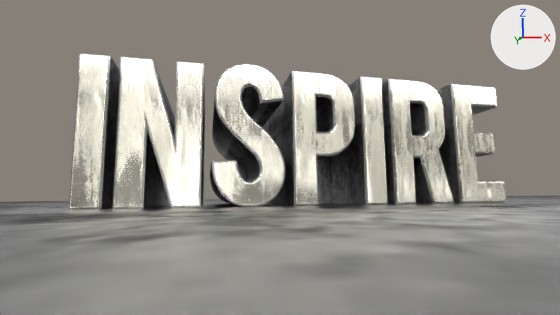
The Blender file MetallicText.blend as it was, and as the next commit left it.
One viewpoint serves both versions: the file's camera 'Camera'. Every picture has the same lights, and +X, +Y and +Z are marked at upper right.

In view in the first picture: 'Plane.007', 'Text.005', 'Text.006'.
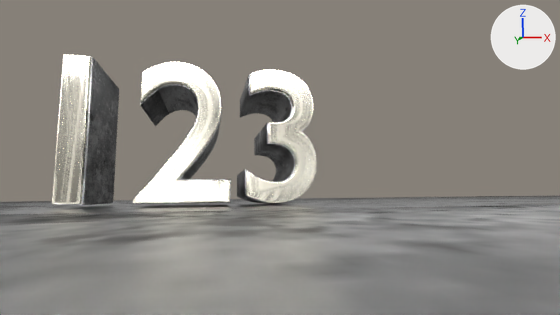
Commit message: add intern controller

Pixel boxes (x1, y1, x2, y2) of what changed, in the pictures (560 x 315 px):
'Text.005', hidden: before (70, 54, 506, 208)
'Text.006', hidden: before (69, 54, 505, 210)
'MEGVII', added: after (52, 54, 316, 204)
'MEGVII.001', added: after (53, 57, 309, 205)

Edits to the bpy script that builds the scene:
```text
Add txt_text_005:
    txt_text_005 = bpy.data.curves.new('Text.005', 'FONT')
    txt_text_005.body = '123'
    txt_text_005.materials.append(mat_darkglossy)
    txt_text_005.bevel_resolution = 2
    txt_text_005.extrude = 0.23
    txt_text_005.bevel_depth = 0.013
Add txt_text_004:
    txt_text_004 = bpy.data.curves.new('Text.004', 'FONT')
    txt_text_004.body = '123'
    txt_text_004.materials.append(mat_gold_text)
    txt_text_004.bevel_resolution = 2
    txt_text_004.extrude = 0.258
    txt_text_004.bevel_depth = 0.007
Change ob_text_006:
    ob_text_006.location: (-1.691, 0.0, 0.016) -> (-1.691, 2.568, 0.016)
    add ob_text_006.hide_set(True)  # its collection is switched off
Change ob_text_005:
    ob_text_005.location: (-1.691, 0.0, 0.016) -> (-1.691, 2.568, 0.016)
    add ob_text_005.hide_set(True)  # its collection is switched off
Add ob_megvii_001:
    ob_megvii_001 = bpy.data.objects.new('MEGVII.001', txt_text_005)
    ob_megvii_001.location = (-1.957, -0.13, 0.033)
    ob_megvii_001.rotation_euler = (1.571, 0.0, 0.0)  # degrees (90, 0, 0)
Add ob_megvii:
    ob_megvii = bpy.data.objects.new('MEGVII', txt_text_004)
    ob_megvii.location = (-1.957, -0.13, 0.033)
    ob_megvii.rotation_euler = (1.571, 0.0, 0.0)  # degrees (90, 0, 0)
```
